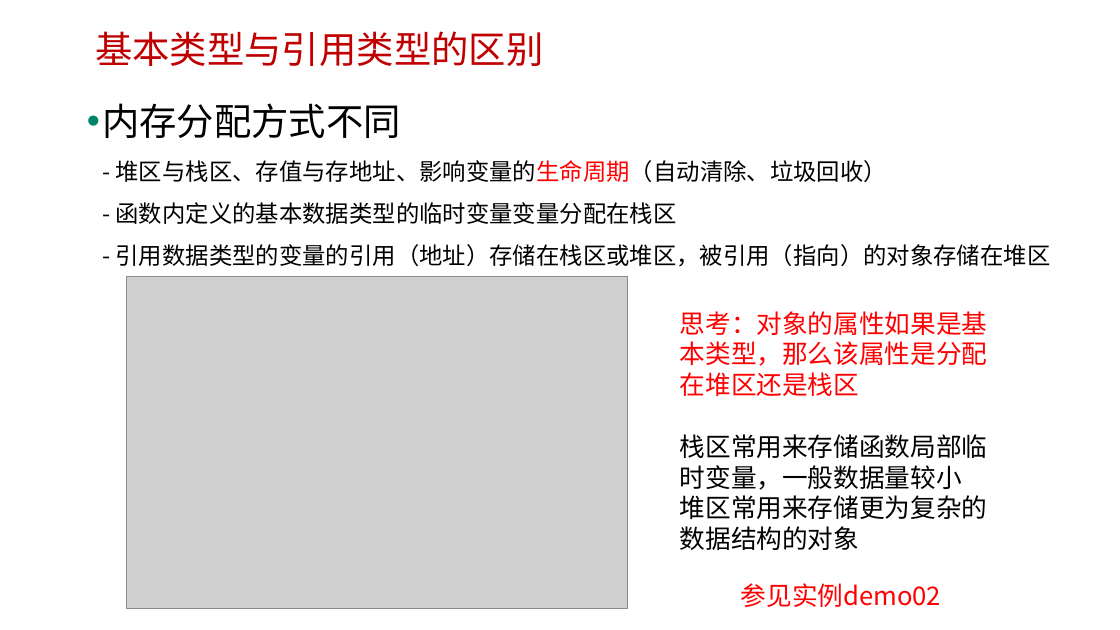
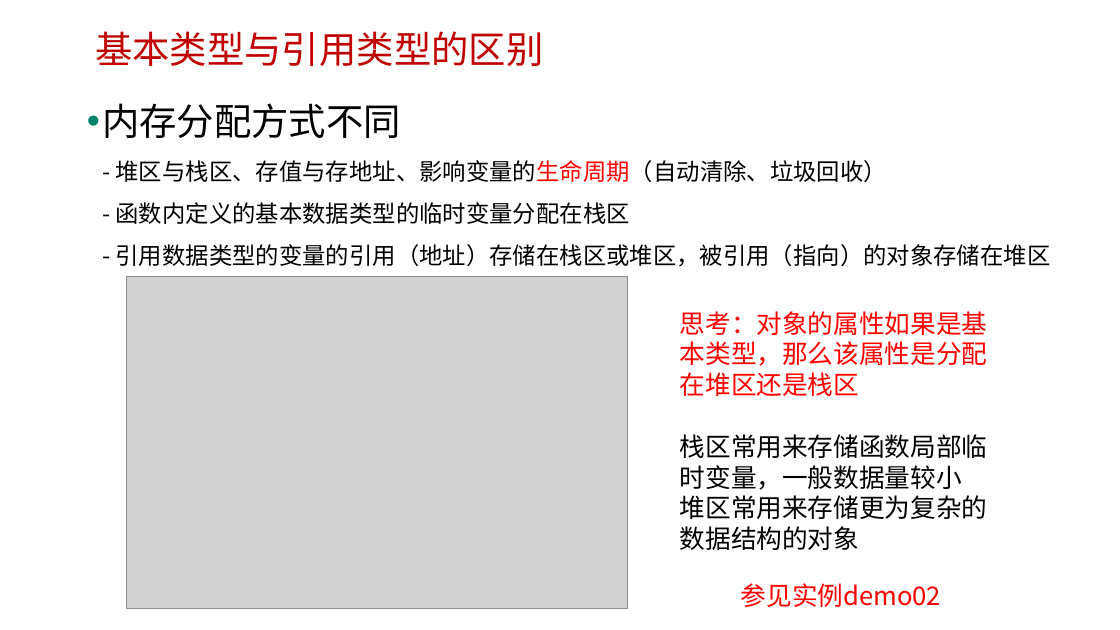
Before and after one commit to edu2act/course-javascript-advanced, a slide deck: slide 5 of 课程PPT/02.JavaScript数据类型、值与变量.pptx. Drawn at 1120x630 pixels with LibreOffice and Linux fonts; fonts in the diff are those of the drawing; grey boxes stand for pictures; background and template pictures are left out. Boxes give left, top, right and bottom in pixels: in the first picture for what was removed or moved away, otherwise in the second. Text is boxed around its words. In the diff, an @@ line names an element or a change of style, - is before the commit and + after.

```diff
--- a/课程PPT/02.JavaScript数据类型、值与变量.pptx
+++ b/课程PPT/02.JavaScript数据类型、值与变量.pptx
@@ text at [102, 103, 1051, 267]: text changed @@
-• 内存分配方式不同
-  - 堆区与栈区、存值与存地址、影响变量的生命周期（自动清除、垃圾回收）
-  - 函数内定义的基本数据类型的临时变量变量分配在栈区
-  - 引用数据类型的变量的引用（地址）存储在栈区或堆区，被引用（指向）的对象存储在堆区
+• 内存分配方式不同
+  - 堆区与栈区、存值与存地址、影响变量的生命周期（自动清除、垃圾回收）
+  - 函数内定义的基本数据类型的临时变量分配在栈区
+  - 引用数据类型的变量的引用（地址）存储在栈区或堆区，被引用（指向）的对象存储在堆区
```
Also in this commit, not shown: 4 other files.
